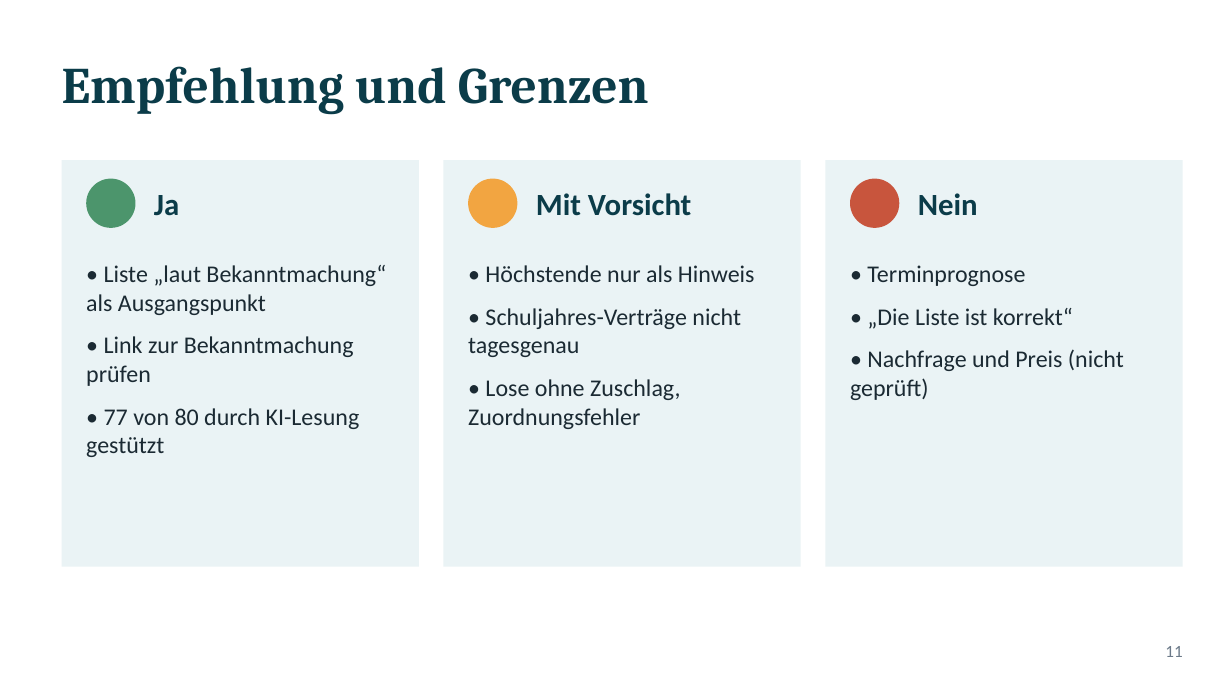
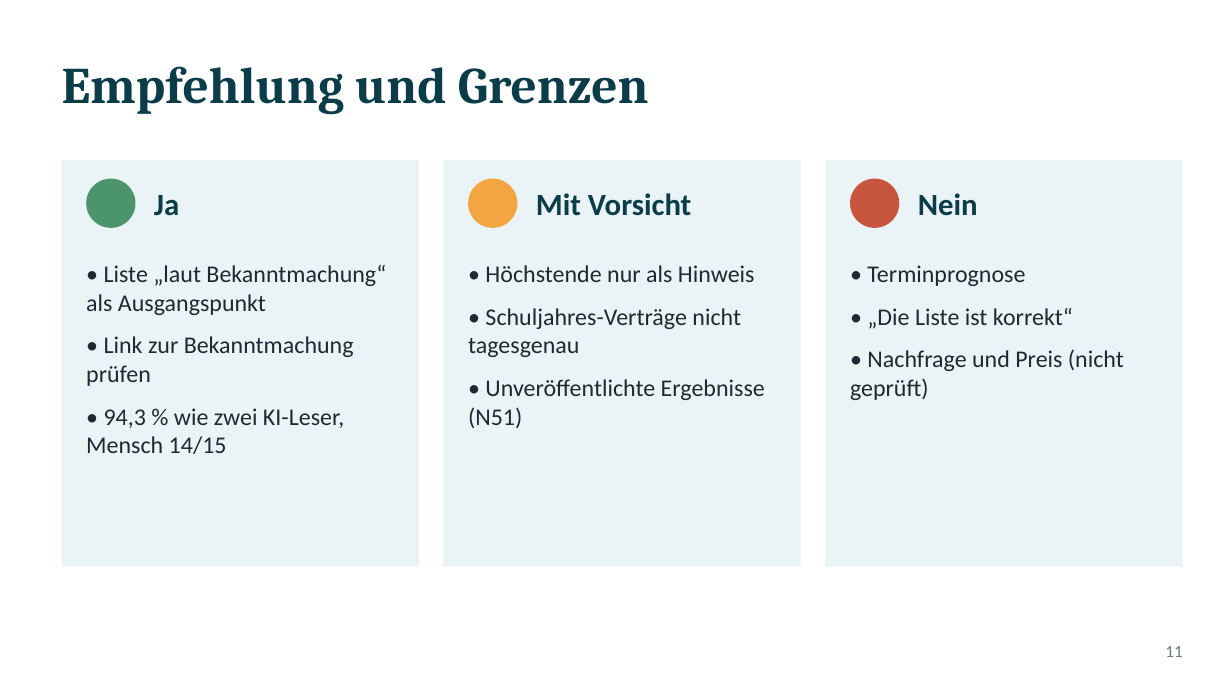
Before and after one commit to ludwigrichthammer9-web/vergabe_radar, a slide deck: slide 11 of docs/vortrag/vortrag_vergabe_radar.pptx. Drawn at 1232x693 pixels with LibreOffice and Linux fonts; fonts in the diff are those of the drawing. Boxes give left, top, right and bottom in pixels: in the first picture for what was removed or moved away, otherwise in the second. Text is boxed around its words. In the diff, an @@ line names an element or a change of style, - is before the commit and + after.

```diff
--- a/docs/vortrag/vortrag_vergabe_radar.pptx
+++ b/docs/vortrag/vortrag_vergabe_radar.pptx
@@ text at (468, 379, 765, 428): text changed @@
-• Lose ohne Zuschlag, Zuordnungsfehler
+• Unveröffentlichte Ergebnisse (N51)
@@ text at (86, 408, 344, 454): text changed @@
-• 77 von 80 durch KI-Lesung gestützt
+• 94,3 % wie zwei KI-Leser, Mensch 14/15
```
Also in this commit, not shown: 5 other slides changed, 14 other files.
